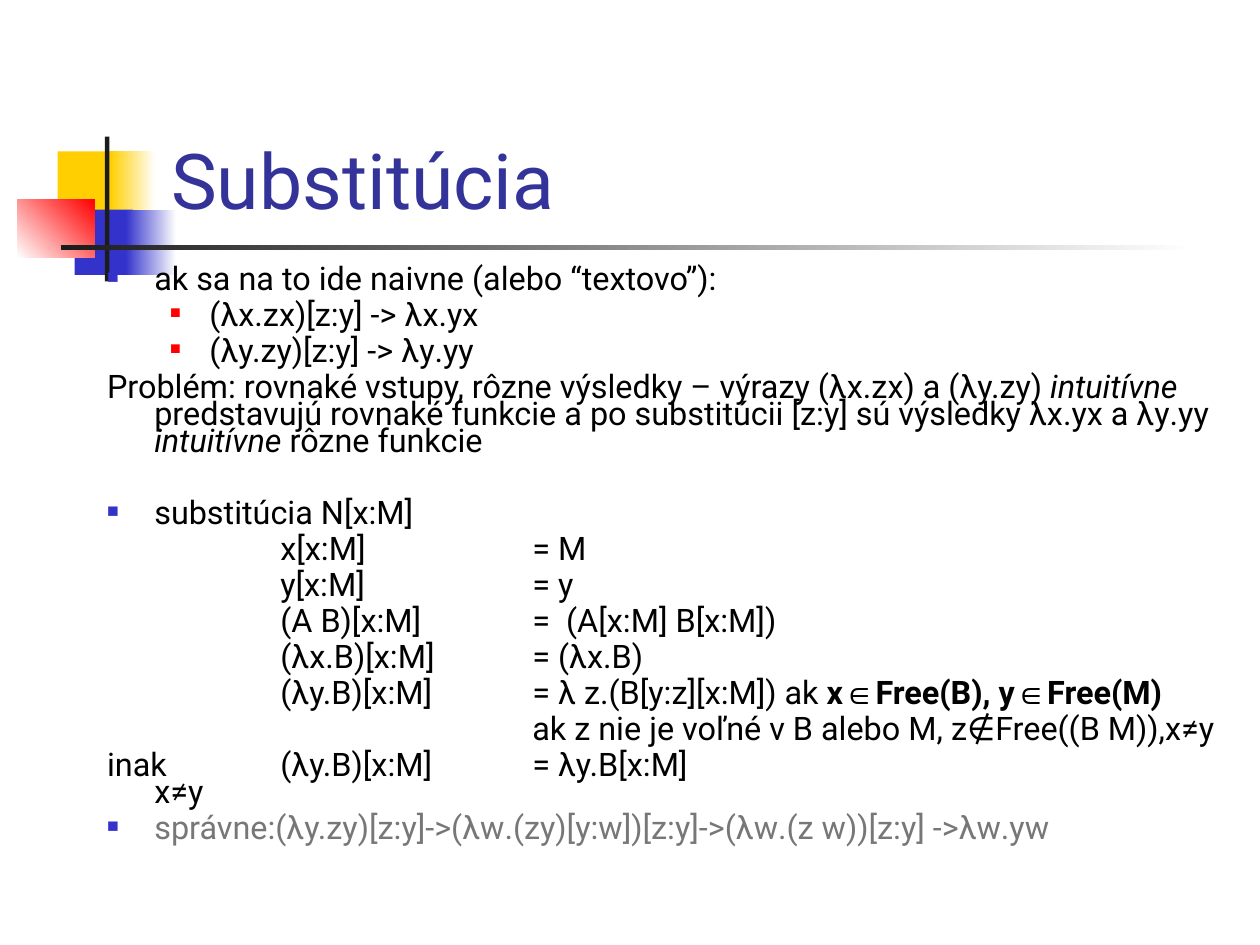
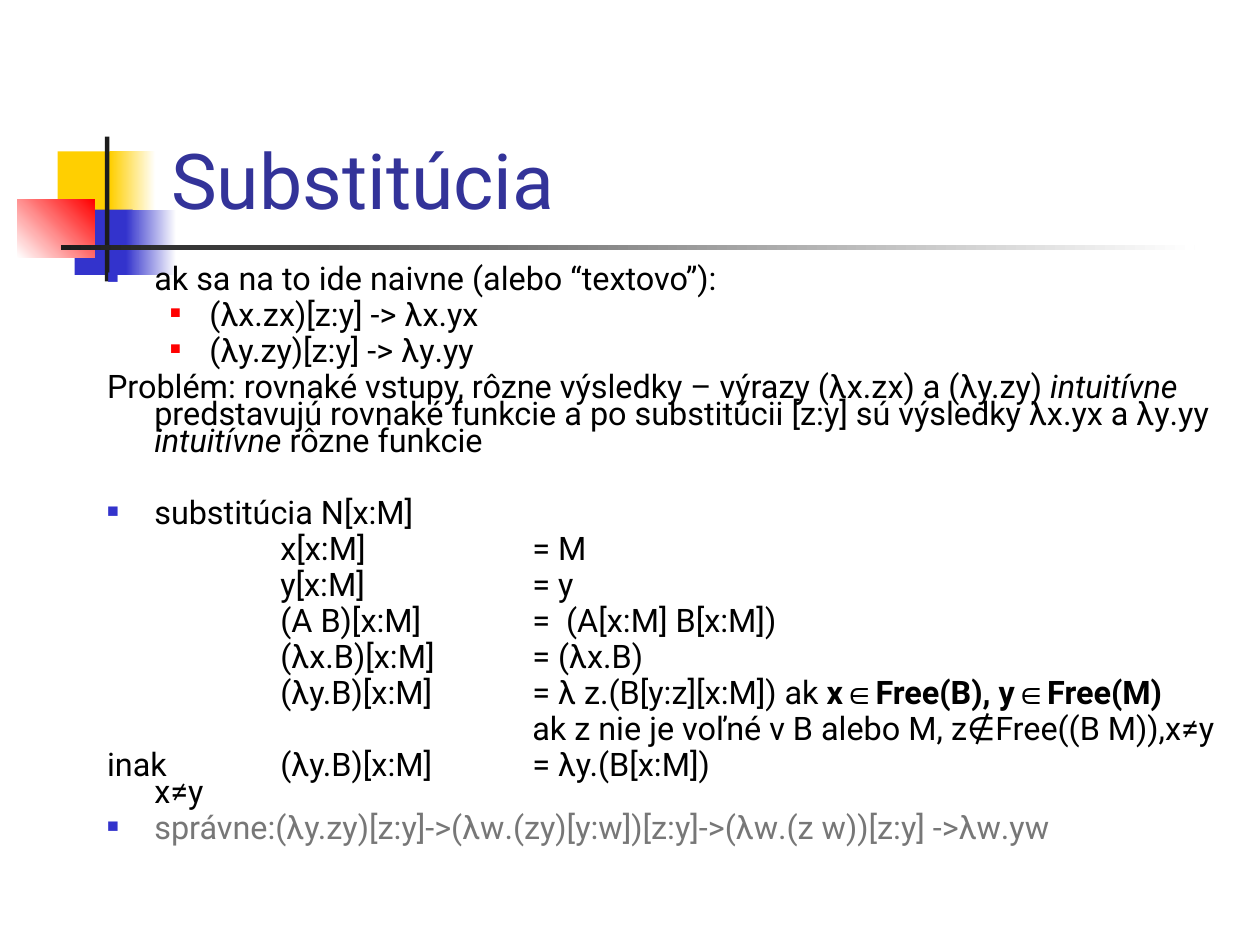
Before and after one commit to Funkcionalne/Prednasky, a slide deck: slide 12 of 05/05_fpro.ppt. Drawn at 1260x945 pixels with LibreOffice and Linux fonts; fonts in the diff are those of the drawing. Boxes give left, top, right and bottom in pixels: in the first picture for what was removed or moved away, otherwise in the second. Text is boxed around its words. In the diff, an @@ line names an element or a change of style, - is before the commit and + after.

```diff
--- a/05/05_fpro.ppt
+++ b/05/05_fpro.ppt
@@ text at box(154, 749, 710, 810): text changed @@
-inak (λy.B)[x:M] = λy.B[x:M] x≠y
+inak (λy.B)[x:M] = λy.(B[x:M]) x≠y
```
Also in this commit, not shown: 1 other slide changed, 1 other file.
